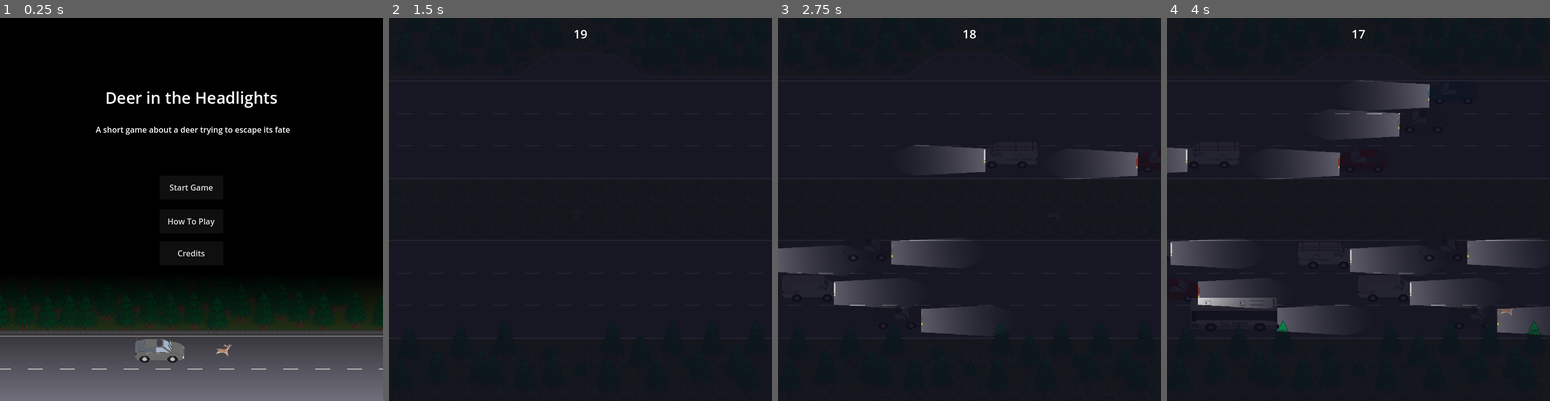
Above: before the commit, frames 1-4 (left to right).
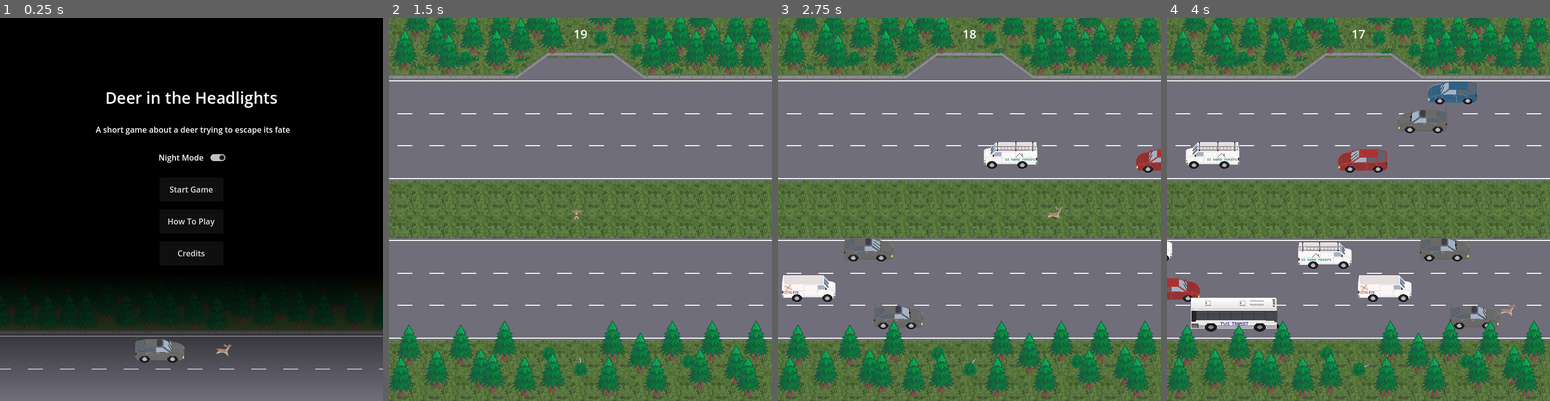
Above: after the commit, the same moments.

Repository: Pedro-T/deer-in-the-headlights
Game: Godot game, scene res://Main.tscn
Same seed, same stepped clock (60 frames per second), same inputs: the game is played once before the commit and once after it.
Inputs (mouse positions are in pixels of both pictures, inside the frame that each line leads up to):
- Up to frame 1 (0.25 s): no input
- Up to frame 2 (1.5 s): click (580, 155) at 0.5 s, where only the run after the commit has a clickable "Night Mode"; click "Start Game" at 1.25 s
- Up to frame 3 (2.75 s): hold D (move_right) from 2.03 s (still down)
- Up to frame 4 (4 s): release D (move_right) at 2.78 s; hold S (move_down) 2.78-3.53 s; hold D (move_right) from 3.53 s (still down)

The runs differ from the first frame. In frame 1, 0.3% of the frame differs, in the area x 41-59%, y 35-46%; in frame 2, 100%, in the area x 0-100%, y 0-100%; in frame 3, 99%; in frame 4, 98%.

Commit message:
add title screen toggle for night mode

Diff:
--- a/deer-in-the-headlights/game_manager.gd
+++ b/deer-in-the-headlights/game_manager.gd
@@ -11,6 +11,7 @@
 var night_canvas: ColorRect
 var shader_material: ShaderMaterial
 var car_data: PackedVector3Array = []
+var night_mode: bool = true
 
 const MAX_CARS: int = 60 # for headlight calc
 
@@ -23,7 +24,8 @@
     if not shader_material:
         shader_material = night_canvas.material as ShaderMaterial
 
-    _update_headlights()
+    if night_mode:
+        _update_headlights()
 
     match state:
         GameState.PLAY:
@@ -58,7 +60,7 @@
     info_label.text = "%02d" % time
 
 func start() -> void:
-    night_canvas.visible = true
+    night_canvas.visible = night_mode
     player.intro()
     hunter.assign_target(player)
     vehicle_spawner.start()
--- a/deer-in-the-headlights/overlay_screens/TitleScreen.tscn
+++ b/deer-in-the-headlights/overlay_screens/TitleScreen.tscn
@@ -28,10 +28,18 @@
 
 [node name="StartButton" type="Button" parent="."]
 offset_left = 320.0
-offset_top = 316.0
+offset_top = 320.0
 offset_right = 448.0
-offset_bottom = 364.0
+offset_bottom = 368.0
 text = "Start Game"
+
+[node name="Mode_Button" type="CheckButton" parent="."]
+offset_left = 312.0
+offset_top = 256.0
+offset_right = 459.0
+offset_bottom = 304.0
+button_pressed = true
+text = "Night Mode"
 
 [node name="InstructionsButton" type="Button" parent="."]
 offset_left = 320.0
@@ -110,5 +118,6 @@
 autoplay = "L_driving_wipers"
 flip_h = true
 
+[connection signal="toggled" from="Mode_Button" to="." method="_on_mode_button_toggled"]
 [connection signal="pressed" from="InstructionsButton" to="." method="_on_instructions_button_pressed"]
 [connection signal="pressed" from="CreditsButton" to="." method="_on_credits_button_pressed"]
--- a/deer-in-the-headlights/overlay_screens/title_screen.gd
+++ b/deer-in-the-headlights/overlay_screens/title_screen.gd
@@ -3,6 +3,9 @@
 const SCROLL_SPEED: Vector2 = Vector2(-100.0, 0.0)
 
 @onready var start_button: Button = $StartButton
+
+func _ready() -> void:
+    $Mode_Button.button_pressed = GameManager.night_mode
 
 func play_animation() -> void:
     $Parallax2D.autoscroll = SCROLL_SPEED
@@ -19,3 +22,7 @@
 
 func _on_credits_button_pressed() -> void:
     $CreditsPopup.popup()
+
+
+func _on_mode_button_toggled(toggled_on: bool) -> void:
+    GameManager.night_mode = toggled_on
